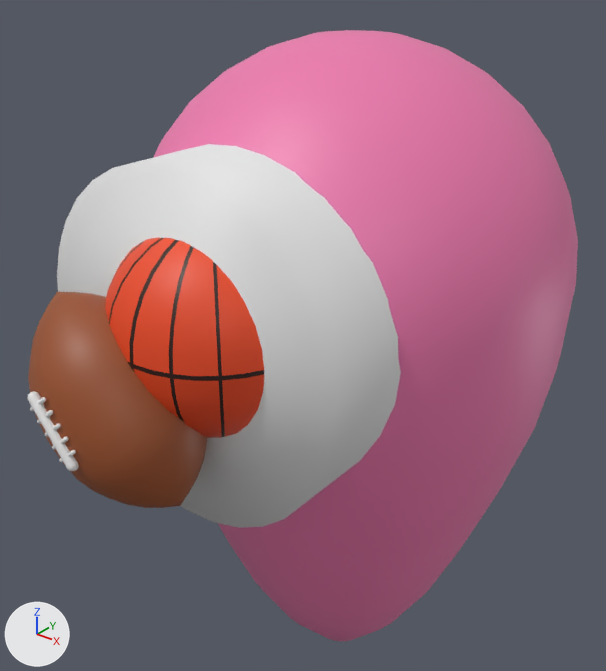
Renders of the glTF model kaart/dist/assets/models/activityPin.glb from each side of a commit.
Before and after are seen from a 50 mm camera at (0.257, -0.361, 0.469) aimed at (-0.015, -0.021, 0.258). Arrows for +X, +Y and +Z are at lower left; the lights stay in place. Where no turn or scale is listed for an object, it has been applied to the vertices.
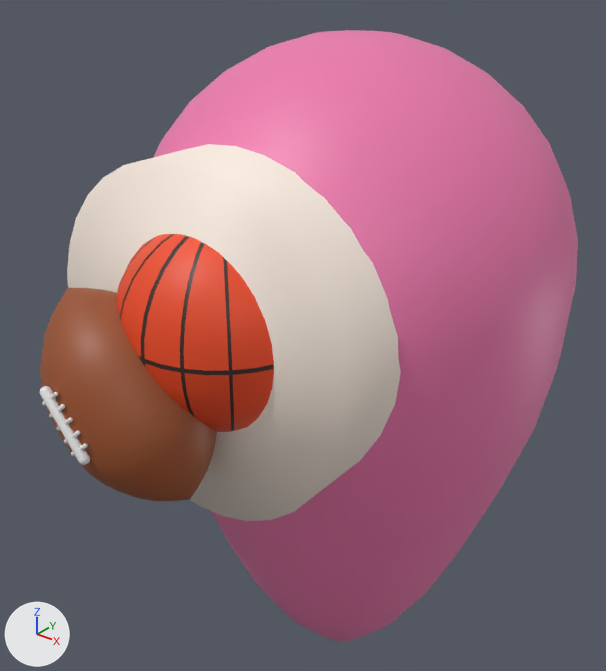
The edits, one by one:
Material 'offWhite.002' (mat_offwhite_002) is new.
Its base color is (0.991, 0.863, 0.768) (white #feefe3).
me_cylinder_014 has 64 vertices, 124 faces and spans x -0.088..0.088, y -0.088..0.088, z -0.088..0.088.
me_cylinder_014 now uses material mat_offwhite_002 (white #feefe3).
Object 'Sphere.031' (ob_sphere_031) moves from (0.0047, -0.109, 0.3029) to (0.0047, -0.1028, 0.3029).
Object 'Sphere.026' (ob_sphere_026) moves from (-0.027, -0.188, 0.2847) to (-0.027, -0.1818, 0.2847).
Object 'Sphere.025' (ob_sphere_025) moves from (-0.0181, -0.188, 0.2742) to (-0.0181, -0.1818, 0.2742).
Object 'Sphere.024' (ob_sphere_024) moves from (-0.0181, -0.1522, 0.2742) to (-0.0181, -0.146, 0.2742).
Object 'Cylinder.013' (ob_cylinder_013) moves from (0.0, -0.0429, 0.2939) to (0.0, -0.0367, 0.2939).

What differs and where, as boxes (x1, y1, x2, y2) in the pictures (606 x 671 px):
'Cylinder.013', recoloured, moved
    before: (57, 144, 401, 528)
    after: (67, 144, 401, 521)
'Sphere.024', moved
    before: (28, 292, 208, 508)
    after: (40, 288, 217, 501)
'Sphere.031', moved
    before: (105, 238, 264, 438)
    after: (116, 234, 274, 432)
'Sphere.025', moved
    before: (27, 391, 79, 471)
    after: (40, 386, 90, 465)
'Sphere.026', moved
    before: (30, 397, 46, 411)
    after: (42, 392, 58, 406)
